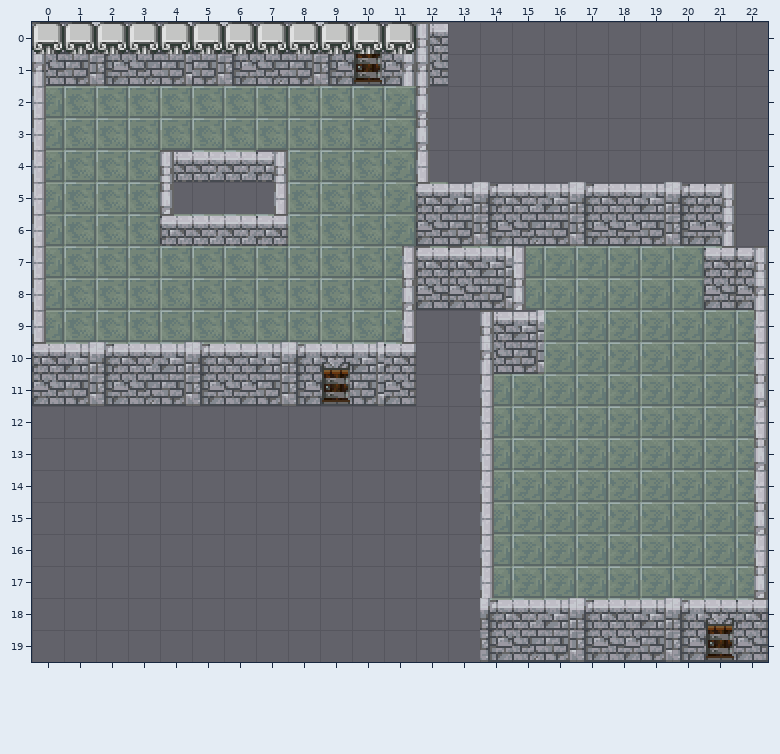
Level history. Tiled map: maps/small_room.tmx. That is the earlier state.
Cells are 16x16 px. Shown: x 0..22, y 0..19.
After the commit:
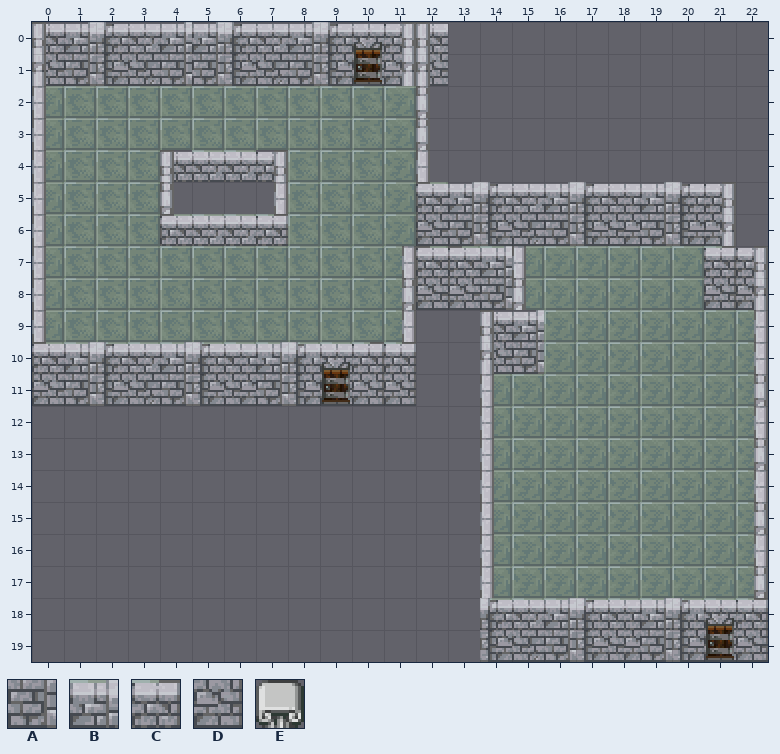
Key: from "rpg_indoor": A 15, B 45, C 54, D 65, E 70.
_ is an empty cell, # one hidden under a higher layer, . an unchanged one.
The commit says: feat: map_layer with dynamic memory array
What changed:
--- layer "ground"
@@ x 10..10 @@
-10 B
-11 A
+10 #
+11 #
--- layer "canopy"
@@ x 0..11 @@
- 0 EEEEEEEEEEEE
+ 0 ____________
@@ x 10..10 @@
-10 _
-11 _
+10 C
+11 D
